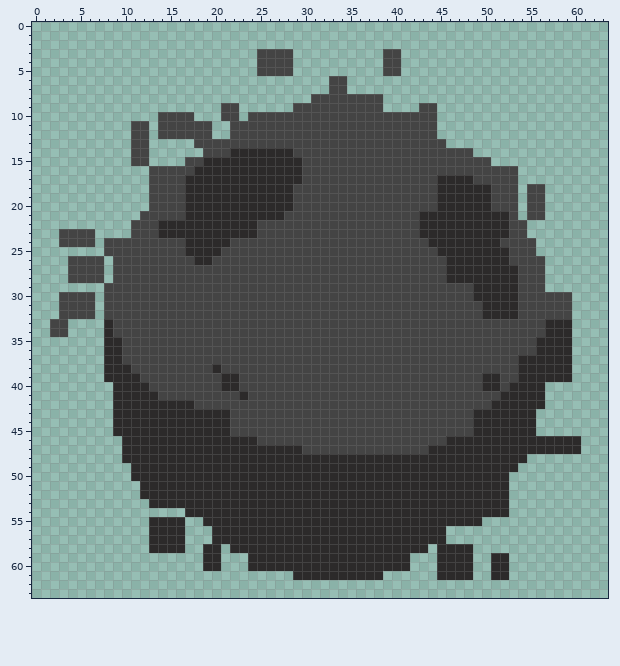
A pixel-art sprite gets an edit: img/asteroid.png. The picture above is the old version.
The file is 64x64 pixels.
The result:
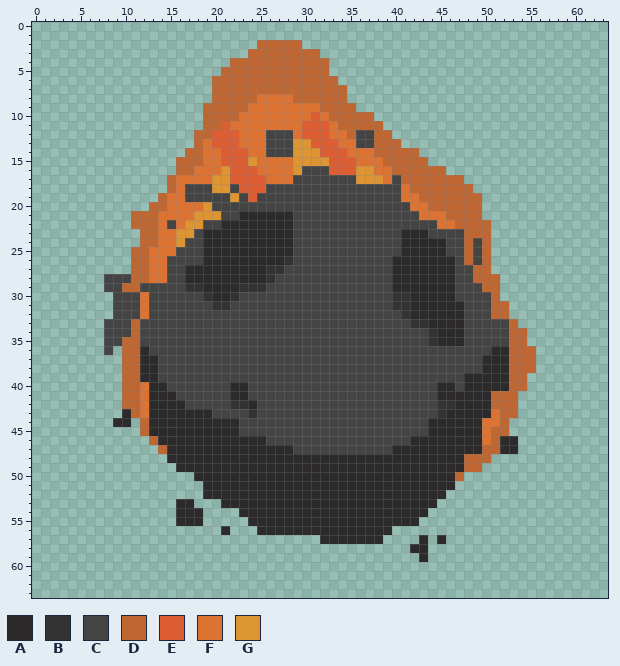
Palette (. is transparent): A #2c2a2a  B #333333  C #444444  D #be6732  E #dd5e33  F #dd7333  G #dd9433
The edit:
Changed rows in their new state; - is an unchanged pixel.
first column x 2:
 2 -----------------------DDDDD-------------------------------
 3 ----------------------DDDDDDDD-------..--------------------
 4 --------------------DDDDDDDDDDD------..--------------------
 5 -------------------DDDDDDDDDDDD------..--------------------
 6 ------------------DDDDDDDDDDDDDD.--------------------------
 7 ------------------DDDDDDDDDDDDDDD--------------------------
 8 ------------------DDDDDFFFFDDDDDD....----------------------
 9 -----------------DDDDDFFFFFFFFDDDD...----..----------------
10 ------------....-DDDDFFFFFFFFEFDDDDD.......----------------
11 ---------..-.....DDEFFFFFFFFEEEFDDDDD......----------------
12 ---------..-....DDEEEFFF---FEEEFFD--DD.....----------------
13 ---------..-----DFEEEFFF---GGEEEFF--DDD.....---------------
14 ---------..----DDFFEEEFFCCCGGGEEEFFFDDDDD......------------
15 ---------..---DDDFFEEEGFFFFGGGGEEEFFFDDDDD.......----------
16 -----------...DDFFFGEEEFFFFG---EEEGGFFDDDDDD........-------
17 -----------..DFFFFGGEEEEFFFC------GGGF-DDDDDDD......-------
18 -----------..DFCCCGGCEEECCC------------FDDDDDDD.....-..----
19 -----------.DFFCCCCCGCECCCC------------FFDDDDDDD....-..----
20 -----------DDFFFFGCCCCCCCCC-------------FFDDDDDD....-..----
21 ---------DDDFFFFGGGCC-----A--------------FFFDDDD....-..----
22 ---------DDDFCFGGCC----AAAA--------------CCFFDDDD....------
23 -....----.DDFFGGC------AAAA------------AA-CCCCDDD....------
24 -....-....DDFFGCC---AAAAAAA------------AAA--CCDCD.....-----
25 ------...DDFFF-CC--AAAAAAAA------------AAAA-CCDCD.....-----
26 --....-..DDFF---C-AAAAAAAAB-----------AAAAAA-CDCD......----
27 --....-..DDFF--AAAAAAAAABB------------AAAAAA-CCDD......----
28 --....C--DDFF--AAAAAAAAAB-------------AAAAAA-CCDDD.....----
29 --------DD-----BBAAAABBB--------------AAAAAAA--CDD.....----
30 -....-.---F------BAAB-----------------BBAAAAA--CCD........-
31 -....-.---F-------BB------------------BBAAAAAA--CDD.......-
32 -....-.---F----------------------------BAAAAAA--CDD.......-
33 ..----C--D------------------------------BBAAAA-----D......-
34 ..----C--D--------------------------------BAAA-----DD.....-
35 ------CCDD--------------------------------BAAA-----DD.....-
36 ------C.DDA--------------------------------------AADDD....-
37 ------..DDAA------------------------------------AAADDD....-
38 ------..DDAA------C-----------------------------AAADDD....-
39 ------..DDAA-------CC-------------------------AA--ADD.....-
40 -------.DDFAA------C-A---------------------AA-AA--ADD..----
41 -------.DDF-AA------A----------------------AAAAAADDD...----
42 -------.DDF----C----BBA--------------------BBAAAADDD...----
43 -------.-DF-------CC--B--------------------BAAA--FDD..-----
44 ---------.D---------A---------------------AAAAA-FFD...-----
45 -------...D---------A---------------------AAAAA-FDD...-----
46 --------...D-----------A----------------AAAA----FD--.......
47 --------....D--------------C----------AAAA------DD--.......
48 --------.....---------------------------------DDD....------
49 ---------.....--------------------------------DD....-------
50 ---------.......-----------------------------D.....--------
51 ----------.......----------------------------......--------
52 ----------.......---------------------------.......--------
53 -----------...--...------------------------........--------
54 --------------A--....---------------------.........--------
55 -----------...-AA.....-------------------.......-----------
56 -----------....---.-...---------------......---------------
57 -----------....---............-------....-.----------------
58 -----------....--..-....................---....------------
59 -----------------..---..................-A-....--..--------
60 -----------------..---..................---....--..--------
61 ---------------------------..........------....--..--------
Pixel boxes of the changes (left, top, right, bottom) in both pictures:
changed: (50, 40, 581, 580)
